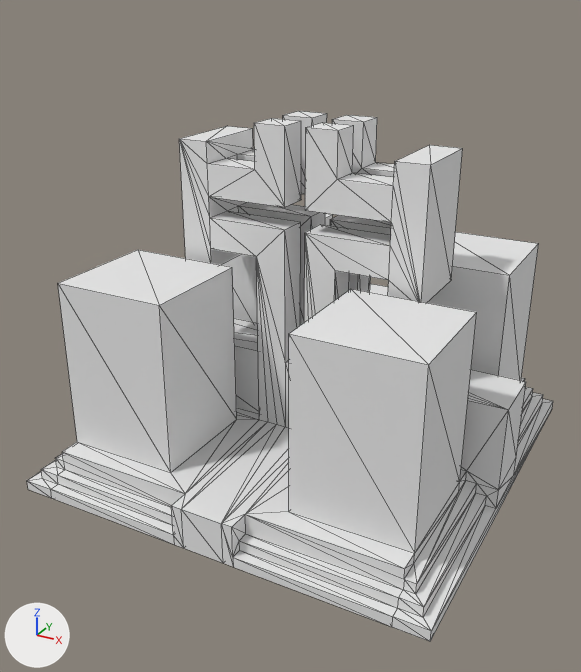
One commit to the OBJ model app/models/structures/repair_core.obj: the scene before it, then after it.
The view is the same before and after, from a 50 mm camera at (65.4, -128.6, 88.0) aimed at (-1.4, -7.1, 27.3). The lights are fixed; the arrows at lower left show +X, +Y and +Z. Mesh edges are drawn as thin lines. Where no turn or scale is listed for an object, it has been applied to the vertices. Vertices at the same position are counted once.

Objects in the first picture: 'repair_core'.
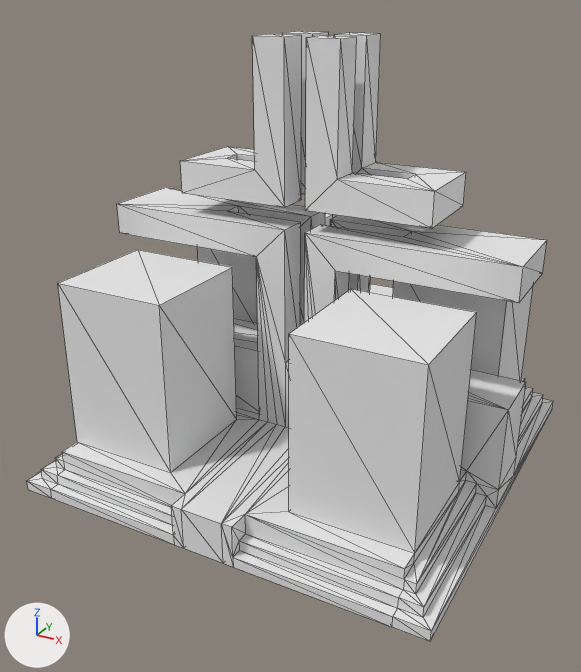
Pixel boxes [x1, y1, x2, y2] of what changed, in the pictures (581 x 672 px):
'repair_core', reshaped (15% taller): before [27, 111, 553, 641]; after [27, 31, 553, 641]
part 1 of me_repair_core, cut back: before [179, 126, 463, 303]; after [117, 147, 547, 303]

Diff of the bpy script that builds the scene:
```diff
--- a/app/models/structures/repair_core.obj.py
+++ b/app/models/structures/repair_core.obj.py
@@ me_repair_core @@
 # used by ob_repair_core; location = (0.0, 0.0, 0.0)
-me_repair_core.from_pydata(...)  # 292 vertices, 588 faces; spans x -40.0..40.0, y -40.0..40.0, z 0.0..66.0
+me_repair_core.from_pydata(...)  # 276 vertices, 548 faces; spans x -40.0..40.0, y -40.0..40.0, z 0.0..80.0
+# me_repair_core part 1
+# 30 vertices are removed from x -24.0..24.0, y -8.0..8.0, z 38.0..62.0
+# 103 faces are deleted
+# 16 vertices in x -8.0..8.0, y -8.0..8.0, z 66.0 move by (0.0, 0.0, 14.0)
+# 2 vertices move from x -18.0..18.0, y 8.0, z 52.0 to x -24.0..25.0, y 8.0, z 52.0
+# 8 vertices are added at x -40.0..40.0, y -8.0, z 42.0..58.0
+# 6 new vertices lie (0.0, 16.0, 0.0) away from vertices in x -40.0..40.0, y -8.0, z 42.0..58.0
+# 63 new faces join them
 me_repair_core.materials.append(mat_palette)
```
